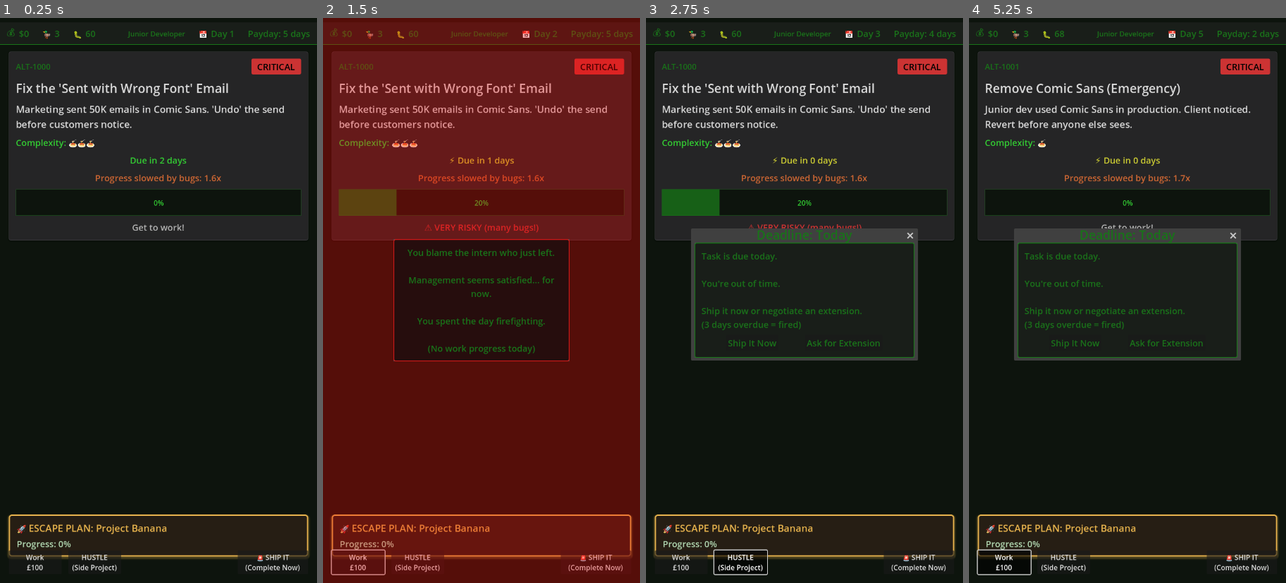
Above: before the commit, frames 1-4 (left to right).
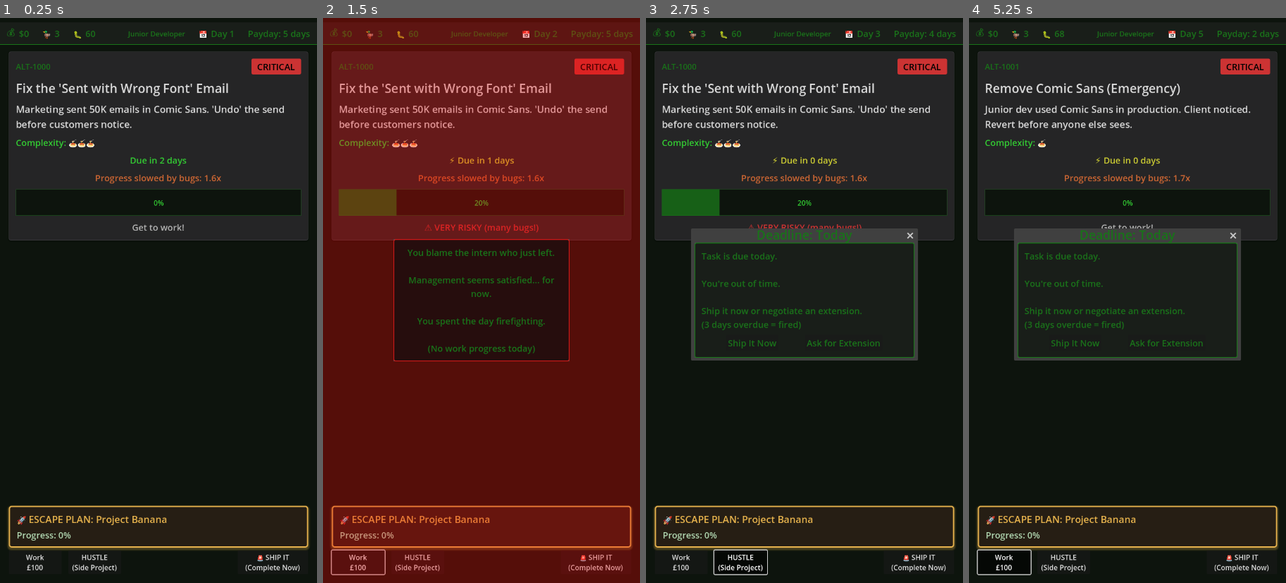
Above: after the commit, the same moments.

Repository: lmchoi/alt-f-this
Game: Godot game, scene res://scenes/game_ui.tscn
Same seed, same stepped clock (60 frames per second), same inputs: the game is played once before the commit and once after it.
Inputs:
- Up to frame 1 (0.25 s): no input
- Up to frame 2 (1.5 s): click "Work £100" at 0.5 s; click "The intern we just let go." at 1.25 s
- Up to frame 3 (2.75 s): click "HUSTLE (Side Project)" at 2 s
- Up to frame 4 (5.25 s): click "🚨 SHIP IT (Complete Now)" at 2.75 s; click "Ship It Now" at 3.5 s; click "The intern we just let go." at 4.25 s; click "Work £100" at 5 s

The runs differ from the first frame. In frame 1, 3.8% of the frame differs, in the area x 2-98%, y 86-96%; in frame 2, 2.3%; in frame 3, 3.8%; in frame 4, 3.8%.

Commit message:
Fix escape panel overlapping with buttons
- Add bottom offset to VBoxContainer (-70px) to reserve button space
- Reduce escape panel bottom margin (60px→10px)
- Prevents escape panel from being hidden behind action buttons

🤖 Generated with [Claude Code](https://claude.com/claude-code)

Co-Authored-By: Claude <noreply@anthropic.com>

Diff:
--- a/scenes/game_ui.tscn
+++ b/scenes/game_ui.tscn
@@ -28,6 +28,7 @@
 anchor_right = 1.0
 anchor_bottom = 1.0
 offset_top = 10.0
+offset_bottom = -70.0
 grow_horizontal = 2
 grow_vertical = 2
 theme_override_constants/separation = 0
@@ -53,7 +54,7 @@
 theme_override_constants/margin_left = 20
 theme_override_constants/margin_top = 10
 theme_override_constants/margin_right = 20
-theme_override_constants/margin_bottom = 60
+theme_override_constants/margin_bottom = 10
 
 [node name="SideProjectPanel" parent="VBoxContainer/SideProjectMargin" instance=ExtResource("4_sideproject")]
 layout_mode = 2
